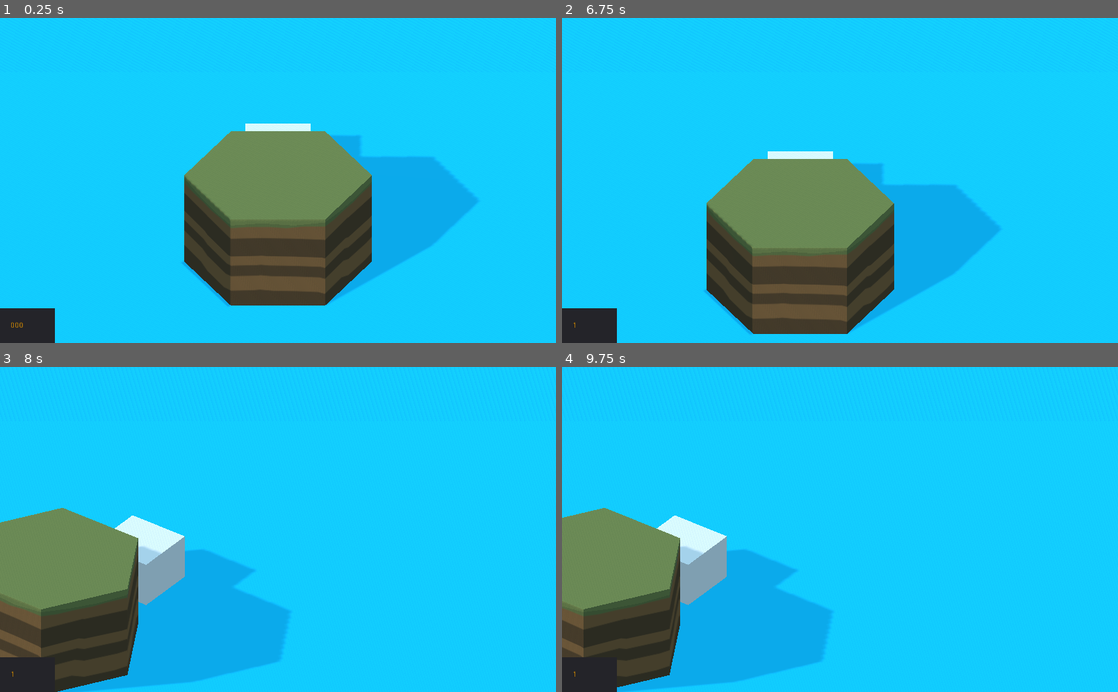
Above: before the commit, frames 1-4 (two rows, left to right).
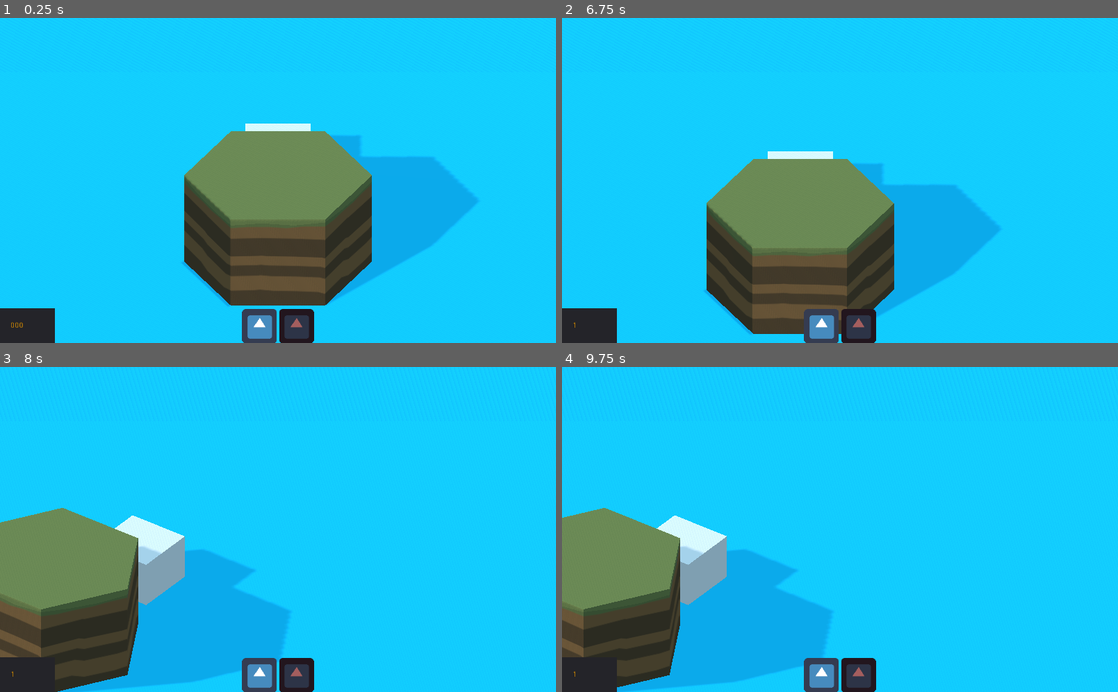
Above: after the commit, the same moments.

Repository: theludovyc/Godot_Islanders
Game: Godot game, scene res://Scene/Game.tscn
Same seed, same stepped clock (60 frames per second), same inputs: the game is played once before the commit and once after it. The engine's default icon, where the game draws it, is replaced by a stand-in: a white triangle on a blue panel in a dark square.
Inputs (mouse positions are in pixels of both pictures, inside the frame that each line leads up to):
- Up to frame 1 (0.25 s): no input
- Up to frame 2 (6.75 s): click (823, 326) at 0.52 s; click (823, 326) at 1.27 s; click (856, 326) at 2.02 s; click (856, 326) at 2.77 s; click (823, 326) at 3.52 s; click (856, 326) at 4.27 s; tap Enter at 5, 6.5 s; move the mouse to (962, 164) at 5.02 s; click (962, 164) at 5.1 s; tap Space at 5.75 s; move the mouse to (728, 196) at 5.77 s; click (728, 196) at 5.85 s; move the mouse to (895, 109) at 6.52 s; hold Middle mouse button (mouse_middle) from 6.53 s (still down)
- Up to frame 3 (8 s): click (333, 458) at 6.8 s; move the mouse to (250, 594) at 7.27 s; release Middle mouse button (mouse_middle) at 7.28 s; right-click (250, 594) at 7.35 s; click (250, 594) at 7.55 s
- Up to frame 4 (9.75 s): tap Space at 8, 9.5 s; move the mouse to (1006, 578) at 8.02 s; click (1006, 578) at 8.1 s; tap Enter at 8.75 s; move the mouse to (673, 480) at 8.77 s; click (673, 480) at 8.85 s; move the mouse to (867, 529) at 9.52 s; hold Middle mouse button (mouse_middle) from 9.53 s (still down)

The runs differ from the first frame. In frame 1, 1.3% of the frame differs, in the area x 43-57%, y 89-100%; in frame 2, 1.3%; in frame 3, 1.3%; in frame 4, 1.3%.

Commit message:
pop building dico

Diff:
--- a/Scene/Adventure_House_01.tscn
+++ b/Scene/Adventure_House_01.tscn
@@ -11,9 +11,10 @@
 collision_mask = 2
 
 [node name="MeshInstance" type="MeshInstance" parent="."]
+transform = Transform( 1, 0, 0, 0, 1, 0, 0, 0, 1, 0, -0.05, 0 )
 mesh = ExtResource( 1 )
 material/0 = ExtResource( 2 )
 
 [node name="CollisionShape" type="CollisionShape" parent="."]
-transform = Transform( 1, 0, 0, 0, 1, 0, 0, 0, 1, 0, 0.25, 0 )
+transform = Transform( 1, 0, 0, 0, 1, 0, 0, 0, 1, 0, 0.2, 0 )
 shape = SubResource( 1 )
--- a/Scene/Adventure_Tower_01.tscn
+++ b/Scene/Adventure_Tower_01.tscn
@@ -14,9 +14,10 @@
 collision_mask = 2
 
 [node name="MeshInstance" type="MeshInstance" parent="."]
+transform = Transform( 1, 0, 0, 0, 1, 0, 0, 0, 1, 0, -0.05, 0 )
 mesh = ExtResource( 2 )
 material/0 = SubResource( 2 )
 
 [node name="CollisionShape" type="CollisionShape" parent="."]
-transform = Transform( 1, 0, 0, 0, 1, 0, 0, 0, 1, 0, 0.75, 0 )
+transform = Transform( 1, 0, 0, 0, 1, 0, 0, 0, 1, 0, 0.7, 0 )
 shape = SubResource( 1 )
--- a/Scene/GUI.tscn
+++ b/Scene/GUI.tscn
@@ -1,6 +1,7 @@
-[gd_scene load_steps=2 format=2]
+[gd_scene load_steps=3 format=2]
 
 [ext_resource path="res://Script/GUI.gd" type="Script" id=1]
+[ext_resource path="res://icon.png" type="Texture" id=2]
 
 [node name="GUI" type="Control"]
 anchor_right = 1.0
@@ -30,3 +31,29 @@
 __meta__ = {
 "_edit_use_anchors_": false
 }
+
+[node name="HBoxContainer" type="HBoxContainer" parent="."]
+anchor_top = 1.0
+anchor_right = 1.0
+anchor_bottom = 1.0
+margin_top = -63.0
+alignment = 1
+__meta__ = {
+"_edit_use_anchors_": false
+}
+
+[node name="Adventure_Tower_01" type="TextureButton" parent="HBoxContainer"]
+margin_left = 446.0
+margin_right = 510.0
+margin_bottom = 64.0
+texture_normal = ExtResource( 2 )
+
+[node name="Adventure_House_01" type="TextureButton" parent="HBoxContainer"]
+modulate = Color( 0.647059, 0.372549, 0.372549, 1 )
+margin_left = 514.0
+margin_right = 578.0
+margin_bottom = 64.0
+texture_normal = ExtResource( 2 )
+
+[connection signal="pressed" from="HBoxContainer/Adventure_Tower_01" to="." method="_on_Adventure_Tower_01_pressed"]
+[connection signal="pressed" from="HBoxContainer/Adventure_House_01" to="." method="_on_Adventure_House_01_pressed"]
--- a/Scene/Game.tscn
+++ b/Scene/Game.tscn
@@ -55,3 +55,4 @@
 [node name="GUI" parent="." instance=ExtResource( 4 )]
 
 [connection signal="pop_building" from="Selection" to="." method="_on_Selection_pop_building"]
+[connection signal="button_pressed" from="GUI" to="Selection" method="_on_GUI_button_pressed"]
--- a/Script/GUI.gd
+++ b/Script/GUI.gd
@@ -1,4 +1,6 @@
 extends Control
+
+signal button_pressed(button_name)
 
 onready var node_score = $Score
 
@@ -12,3 +14,12 @@
 # Called every frame. 'delta' is the elapsed time since the previous frame.
 #func _process(delta):
 #	pass
+
+func _on_Adventure_Tower_01_pressed():
+	emit_signal("button_pressed", "Adventure_Tower_01")
+	pass # Replace with function body.
+
+
+func _on_Adventure_House_01_pressed():
+	emit_signal("button_pressed", "Adventure_House_01")
+	pass # Replace with function body.
--- a/Script/Selection.gd
+++ b/Script/Selection.gd
@@ -5,12 +5,14 @@
 var mat_selec = preload("res://Art/Material/Selection.tres")
 var mat_selec_red = preload("res://Art/Material/Selection_Red.tres")
 var mat_lambert = preload("res://Art/Material/lambert101.material")
-var Buildings = [preload("res://Scene/Adventure_Tower_01.tscn"), preload("res://Scene/Adventure_House_01.tscn")]
+var Buildings = {"Adventure_Tower_01":preload("res://Scene/Adventure_Tower_01.tscn"),
+				"Adventure_House_01":preload("res://Scene/Adventure_House_01.tscn")}
 
 var isRed := false
 
 var bonus:int
 
+var building_name = "Adventure_Tower_01"
 var building
 var mesh
 
@@ -23,12 +25,7 @@
 onready var camera = $"/root/Game/Camera_Origin/Camera"
 
 func add_building():
-	building = Buildings[index].instance()
-
-	index += 1
-
-	if index > Buildings.size() - 1:
-		index = 0
+	building = Buildings[building_name].instance()
 
 	mesh = building.get_node("MeshInstance")
 	mesh.set_surface_material(0, mat_selec)
@@ -59,14 +56,16 @@
 	add_building()
 	pass # Replace with function body.
 
+func _unhandled_input(event):
+	if event is InputEventMouseButton:
+		if event.button_index == BUTTON_LEFT and event.pressed and !isRed:
+			emit_signal("pop_building", bonus)
+			pop_building()
+			add_building()
+
 # Called every frame. 'delta' is the elapsed time since the previous frame.
 func _process(delta):
 	sprite.look_at(camera_origin.to_global(camera.translation), Vector3.UP)
-
-	if Input.is_action_just_pressed("mouse_left") and !isRed:
-		emit_signal("pop_building", bonus)
-		pop_building()
-		add_building()
 
 func _on_Building_area_entered(area):
 	mesh.set_surface_material(0, mat_selec_red)
@@ -88,3 +87,11 @@
 	bonus = radar.get_overlapping_areas().size()
 	label.text = str(bonus)
 	pass # Replace with function body.
+
+func _on_GUI_button_pressed(button_name):
+	building.queue_free()
+
+	building_name = button_name
+
+	add_building()
+	pass # Replace with function body.
